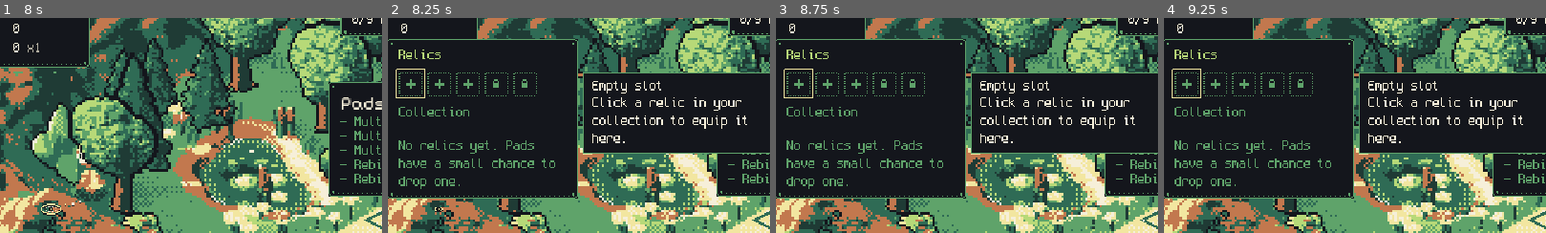
Above: before the commit, frames 1-4 (left to right).
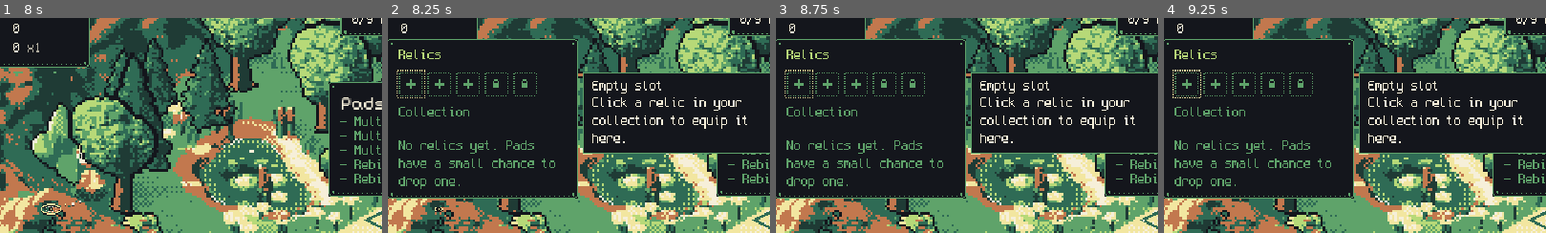
Above: after the commit, the same moments.

Repository: FreezingShock/Plinky
Game: Godot game, scene res://boot/boot.tscn
The game is run twice, just before and just after one commit, with the same random seed, the same clock (stepped at 60 frames per second) and the same inputs.
Inputs (mouse positions are % of the whole screen's width and height, from its top left):
- Up to frame 1 (8 s): tap Enter (ui_accept) at 0.5, 0.77, 1.07, 3.77, 4.07, 6.77, 7.07 s; move the mouse to (72, 45) at 0.52 s; hold D 0.53-1.25 s; tap Space at 0.6, 3.6 s; click (72, 45) at 0.67 s; drag from (30, 55) to (45, 70) at 1.27 s; move the mouse to (60, 28) at 2.02 s; hold D 2.03-2.75 s; tap 2 at 2.1, 5.1 s; drag from (45, 70) to (20, 35) at 2.77 s; move the mouse to (80, 65) at 3.52 s; hold A (plinky_left) 3.53-4.25 s; drag from (20, 35) to (35, 25) at 4.27 s; move the mouse to (55, 50) at 5.02 s; hold Escape (plinky_back) 5.03-5.75 s; click (55, 50) at 5.17 s; drag from (35, 25) to (30, 55) at 5.77 s; move the mouse to (72, 45) at 6.52 s; hold W (plinky_up) 6.53-7.25 s; tap I at 6.6 s; drag from (30, 55) to (45, 70) at 7.27 s
- Up to frame 2 (8.25 s): move the mouse to (60, 28) at 8.02 s; hold Escape (plinky_back) from 8.03 s (still down); hold R (plinky_relics) from 8.03 s (still down)
- Up to frame 3 (8.75 s): keep holding Escape (plinky_back); keep holding R (plinky_relics)
- Up to frame 4 (9.25 s): release Escape (plinky_back) at 8.75 s; release R (plinky_relics) at 8.75 s; click "Upgrades [Tab]" at 8.75 s
The pictures show only the part of the screen within x 28-78%, y 12-62%; the shares and areas given below are measured in that part.

Frame 1 is identical in both runs. In frame 2, 0.1% of the frame differs, in the area x 2-10%, y 23-38%; in frame 3, 0.1%; in frame 4, 0.2%.

Commit message:
Fix Tab for Upgrades and add marching-dots focus ring
Co-Authored-By: Claude Sonnet 5.5 <noreply@anthropic.com>
Claude-Session: https://claude.ai/code/session_01Pmx9dSkYLATzGjoEejrR6f

Diff:
--- a/ui/fx/pixel_button.gd
+++ b/ui/fx/pixel_button.gd
@@ -14,7 +14,7 @@
 	add_theme_stylebox_override("pressed", AsciiBox.make(AsciiBox.Kind.PRESSED, 8.0, 4.0))
 	add_theme_stylebox_override("disabled", AsciiBox.make(AsciiBox.Kind.DISABLED, 8.0, 4.0))
 	add_theme_color_override("font_disabled_color", RelicStyle.ink.lerp(RelicStyle.edge, 0.5))
-	add_theme_stylebox_override("focus", AsciiBox.make(AsciiBox.Kind.HOVER, 8.0, 4.0))   # pad/keyboard focus reads as hover
+	add_theme_stylebox_override("focus", StyleBoxEmpty.new())   # focus ring is drawn in _draw (marching dots)
 	mouse_entered.connect(_hover.bind(true))
 	mouse_exited.connect(_hover.bind(false))
 	button_down.connect(_press.bind(true))
@@ -35,7 +35,14 @@
 	position.y = _rest() + (1.0 if down else 0.0)
 
 
+func _draw() -> void:
+	if has_focus():
+		PadInput.draw_focus_ring(self, Rect2(Vector2.ZERO, size).grow(1), get_theme_color("font_hover_color"))
+
+
 func _process(_d: float) -> void:
+	if has_focus():
+		queue_redraw()
 	if is_hovered() and not disabled:
 		var ph: int = int(Time.get_ticks_msec() / 110)
 		if ph != AsciiBox.phase:
--- a/ui/hud.gd
+++ b/ui/hud.gd
@@ -196,7 +196,7 @@
 	return String(map.get(a.id, "prestige"))
 
 
-func _unhandled_input(event: InputEvent) -> void:
+func _input(event: InputEvent) -> void:   # _input, not unhandled: ui_focus_next would take Tab first
 	if event.is_echo():
 		return
 	if event.is_action_pressed(&"plinky_upgrades"):
--- a/ui/pad_input.gd
+++ b/ui/pad_input.gd
@@ -65,6 +65,23 @@
 	return Input.get_vector(&"plinky_pan_left", &"plinky_pan_right", &"plinky_pan_up", &"plinky_pan_down")
 
 
+## Marching-dots focus ring (1 texel dots every 2, stepping around the rect) for pad and keyboard focus.
+static func draw_focus_ring(item: CanvasItem, r: Rect2, color: Color) -> void:
+	var phase: int = int(Time.get_ticks_msec() / 120) % 2
+	var x0: int = int(r.position.x)
+	var y0: int = int(r.position.y)
+	var x1: int = int(r.end.x) - 1
+	var y1: int = int(r.end.y) - 1
+	for x: int in range(x0, x1 + 1):
+		if (x + phase) % 2 == 0:
+			item.draw_rect(Rect2(x, y0, 1, 1), color)
+			item.draw_rect(Rect2(x, y1, 1, 1), color)
+	for y: int in range(y0 + 1, y1):
+		if (y + phase) % 2 == 0:
+			item.draw_rect(Rect2(x0, y, 1, 1), color)
+			item.draw_rect(Rect2(x1, y, 1, 1), color)
+
+
 ## First visible, enabled, focusable control under root in tree order, or null.
 static func first_focusable(root: Node) -> Control:
 	if root is Control:
--- a/ui/relic_slot.gd
+++ b/ui/relic_slot.gd
@@ -35,6 +35,10 @@
 func set_highlight(on: bool) -> void:
 	highlight = on
 	queue_redraw()
+
+func _process(_d: float) -> void:
+	if has_focus():
+		queue_redraw()   # marching dots
 
 func _gui_input(e: InputEvent) -> void:
 	if e is InputEventMouseButton and e.pressed and e.button_index == MOUSE_BUTTON_LEFT:
@@ -77,5 +81,7 @@
 			draw_rect(Rect2(1, 1, 3, 3), RelicStyle.accent)
 	if highlight:
 		draw_rect(r.grow(1), RelicStyle.accent, false)
-	if _hover or has_focus():
+	if has_focus():
+		PadInput.draw_focus_ring(self, r.grow(2), RelicStyle.accent)
+	elif _hover:
 		draw_rect(r.grow(2), RelicStyle.accent, false)
Not shown, changed: docs/decisions.md
